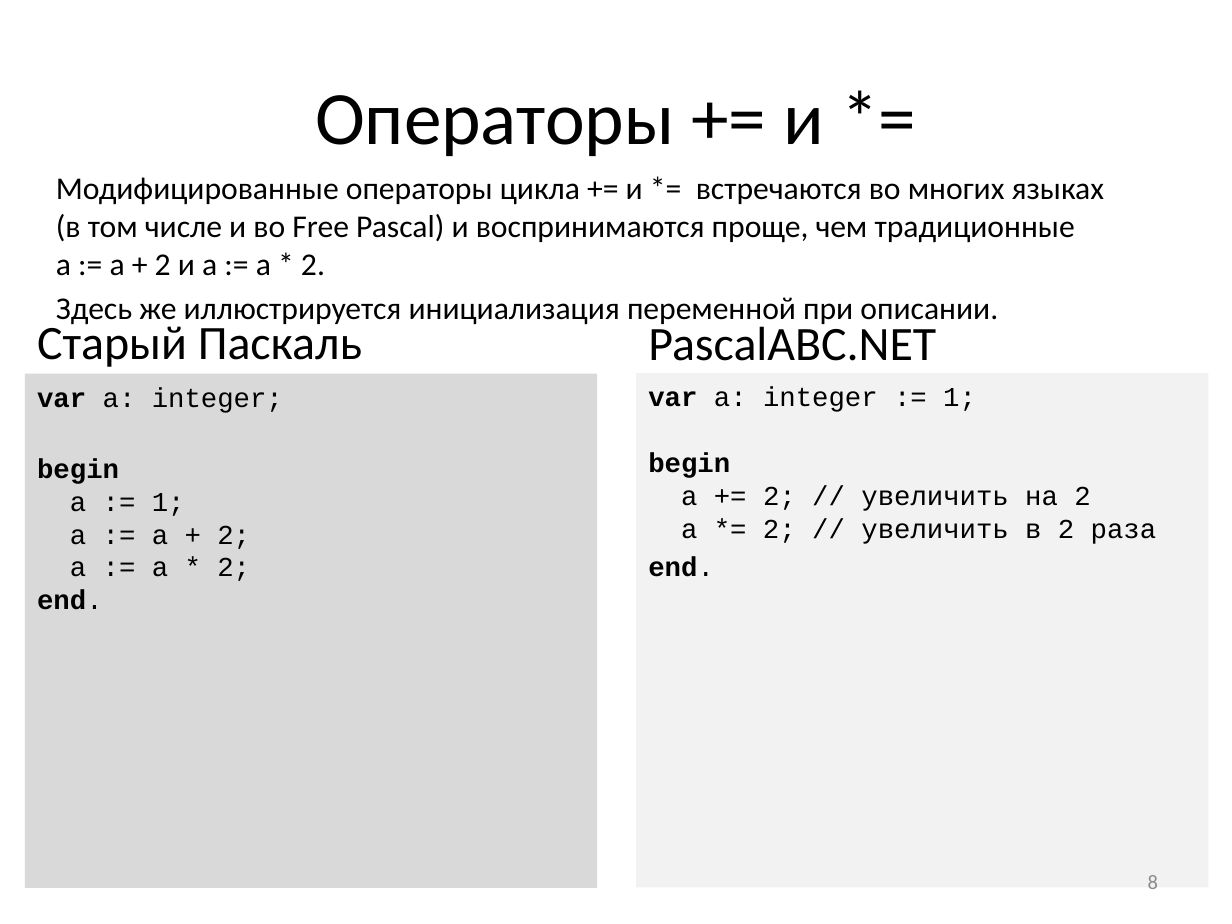
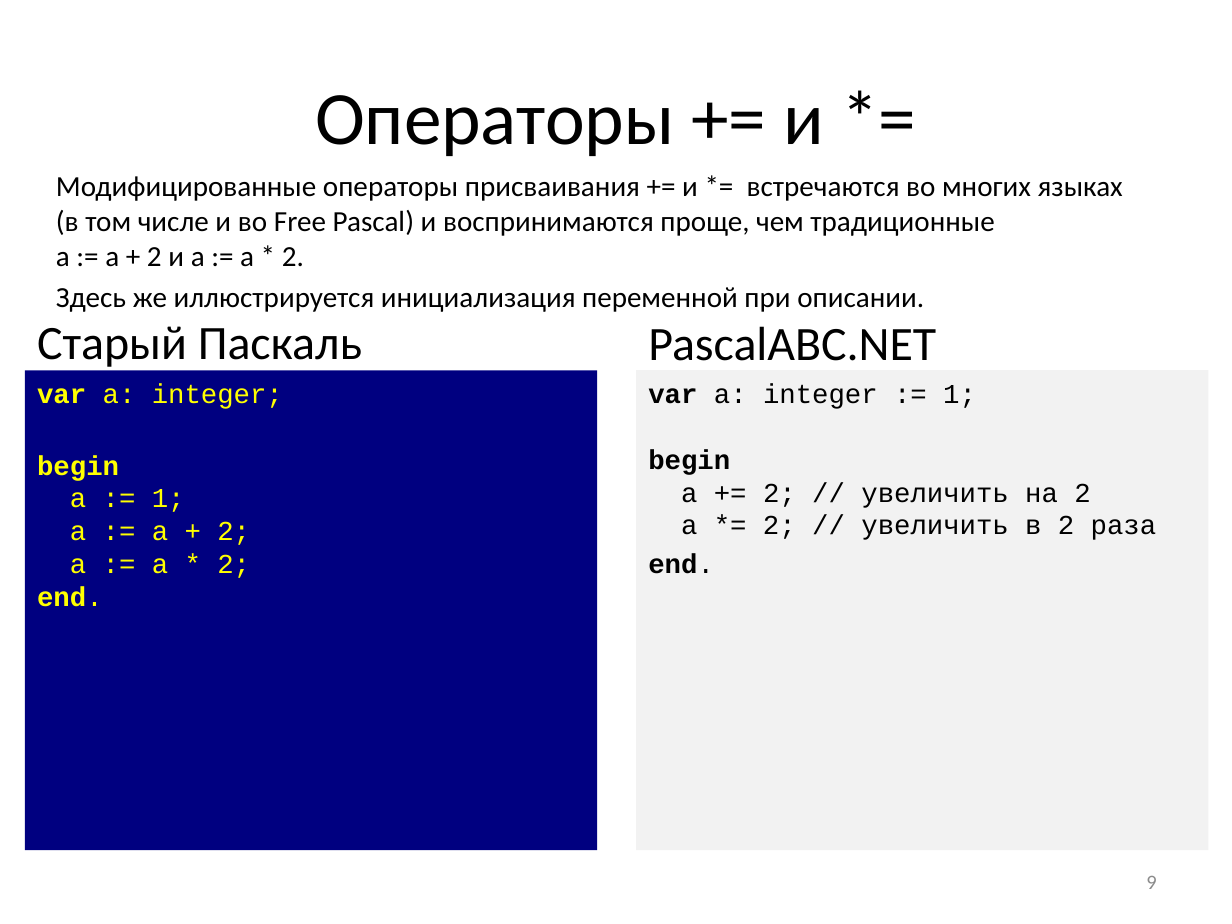
Before and after one commit to pascalabcnet/pascalabcnet, a slide deck: slide 9 of _Presentations/2015 New Features/PascalABC.NET 2015.pptx (slide 8 before the commit). Drawn at 1232x924 pixels with LibreOffice and Linux fonts; fonts in the diff are those of the drawing. Boxes give left, top, right and bottom in pixels: in the first picture for what was removed or moved away, otherwise in the second. Text is boxed around its words. In the diff, an @@ line names an element or a change of style, - is before the commit and + after.

```diff
--- a/_Presentations/2015 New Features/PascalABC.NET 2015.pptx
+++ b/_Presentations/2015 New Features/PascalABC.NET 2015.pptx
@@ text at <box>56,176,1123,267</box>: text changed; size 18.5 to 17 pt @@
-Модифицированные операторы цикла += и *= встречаются во многих языках
-(в том числе и во Free Pascal) и воспринимаются проще, чем традиционные
-a := a + 2 и a := a * 2.
+Модифицированные операторы присваивания += и *= встречаются во многих языках
+(в том числе и во Free Pascal) и воспринимаются проще, чем традиционные
+a := a + 2 и a := a * 2.
@@ text at <box>56,287,924,312</box>: size 18.5 to 17 pt in "Здесь же иллюстрируется инициализация переменной при описани ..." @@
@@ text "Старый Паскаль": place and size @@
-text "Старый Паскаль" at <box>37,319,362,367</box>
+text "Старый Паскаль" at <box>37,326,362,371</box>
@@ text "PascalABC.NET" rewrapped from <box>648,320,936,361</box> to <box>648,326,936,361</box> @@
@@ rectangle "var a: integer;": place and size @@
-rectangle "var a: integer;" at <box>25,373,598,887</box>
+rectangle "var a: integer;" at <box>25,371,598,850</box>
@@ rectangle "var a: integer;" at <box>25,371,598,850</box>: text colour #000000 to #FFFF00; fill #D9D9D9 to #000080 @@
@@ rectangle "var a: integer := 1; ...": place and size @@
-rectangle "var a: integer := 1; ..." at <box>636,373,1209,887</box>
+rectangle "var a: integer := 1; ..." at <box>636,370,1209,850</box>
@@ page number at <box>1146,876,1156,889</box>: text changed @@
-8
+9
```
Also in this commit, not shown: 40 other slides changed, 1 slide added, 11 other files.
